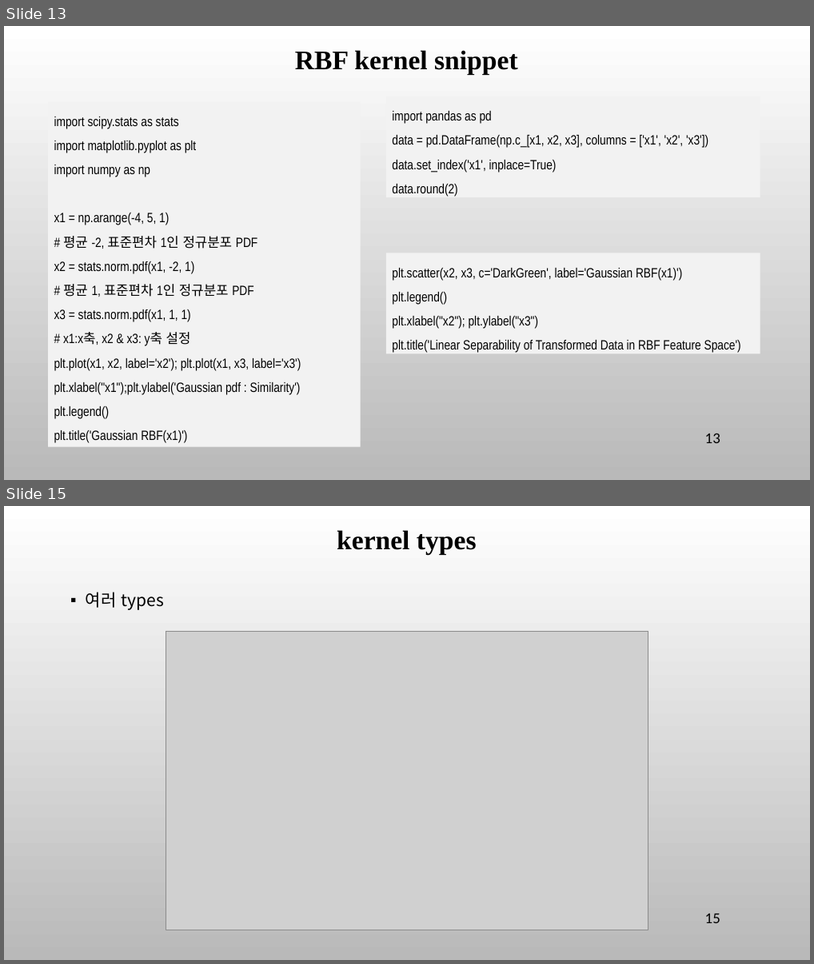
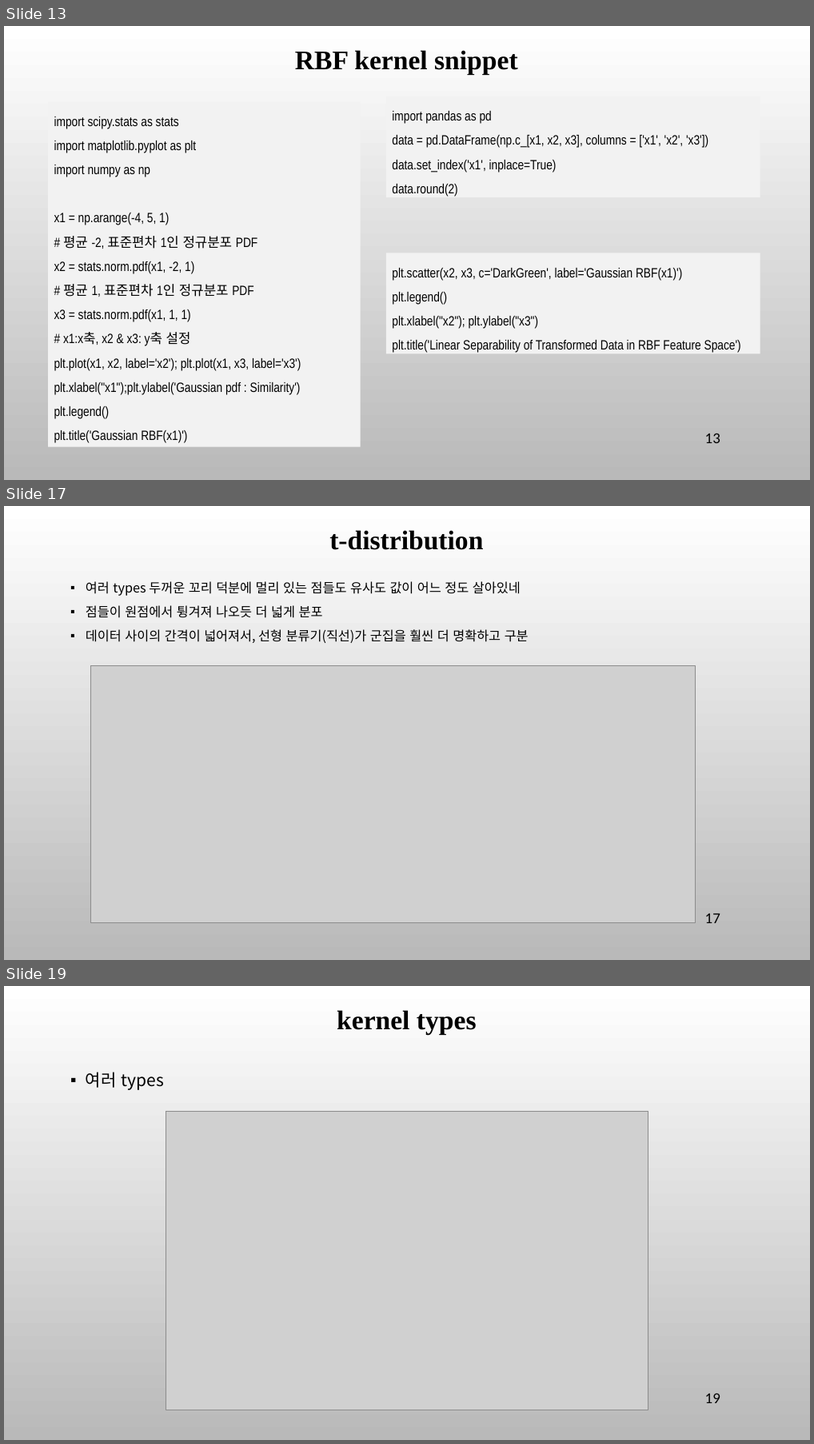
Before and after one commit to ancestor9/mathematics-for-machine-learning, a slide deck: 7_Applications of mathematics.pptx. Shown one above the other, each under a label of ours: slides 13 and 15 before the commit, slides 13, 17 and 19 after it; the slides between them are not shown. The pictures are 814x964 and 814x1444 pixels, drawn with LibreOffice and Linux fonts; fonts in the diff are those of the drawing; grey boxes stand for pictures; background and template pictures are left out. Boxes give left, top, right and bottom in pixels: in the first picture for what was removed or moved away, otherwise in the second. Text is boxed around its words. In the diff, an @@ line names an element or a change of style, - is before the commit and + after.

```diff
--- a/7_Applications of mathematics.pptx
+++ b/7_Applications of mathematics.pptx
@@ slide 17 added at box(4, 506, 810, 960), background picture (left out) @@
@@ title added at box(330, 530, 483, 550), 32 pt, text #000000, bold @@
+t-distribution
@@ text added at box(86, 581, 529, 643), 15.5 pt, text #000000 @@
+▪ 여러 types 두꺼운 꼬리 덕분에 멀리 있는 점들도 유사도 값이 어느 정도 살아있네
+▪ 점들이 원점에서 튕겨져 나오듯 더 넓게 분포
+▪ 데이터 사이의 간격이 넓어져서, 선형 분류기(직선)가 군집을 훨씬 더 명확하고 구분
@@ picture added at box(91, 666, 696, 923) @@
@@ page number added at box(706, 913, 721, 923), 18 pt, text #000000 @@
+17
@@ what was slide 15 is now slide 19 @@
@@ page number at box(706, 1392, 721, 1403): text changed @@
-15
+19
```
Also in this commit, not shown: 3 slides changed, 3 other slides added.
